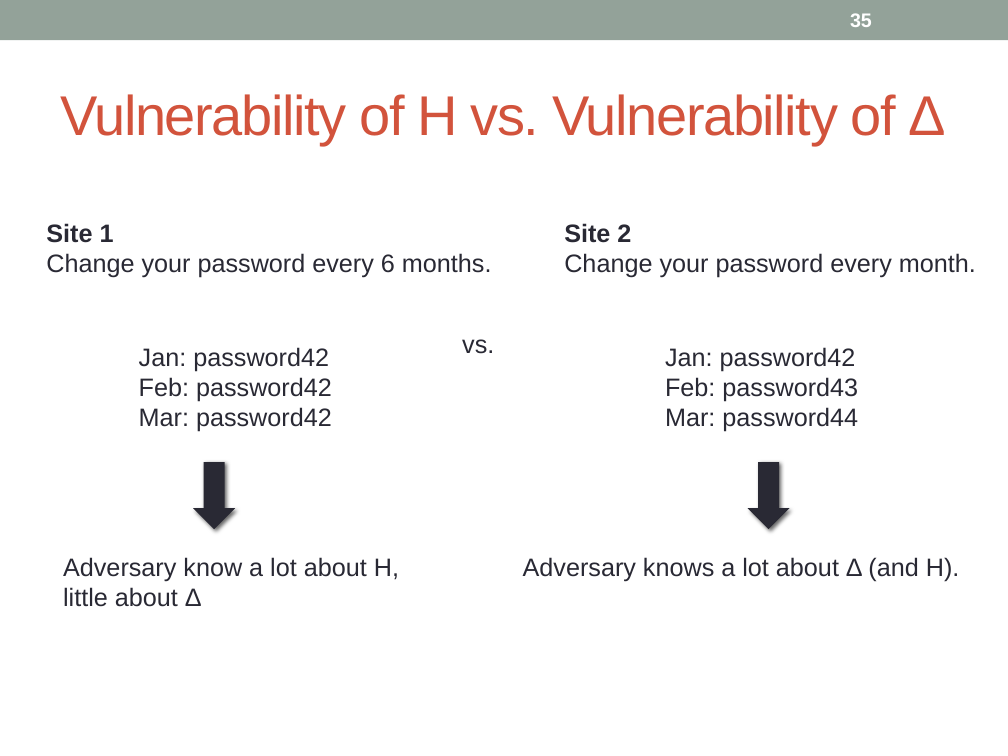
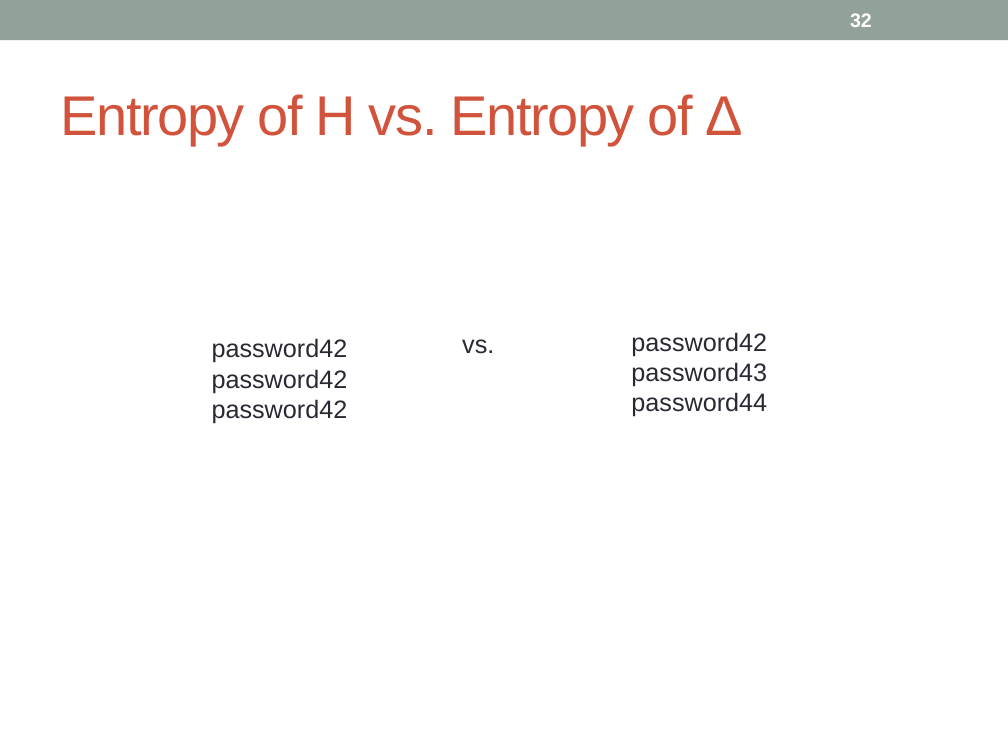
Before and after one commit to piotrm0/piotrm0.github.io, a slide deck: slide 32 of docs/mardziel15hcss.pres.pptx (slide 35 before the commit). Drawn at 1008x756 pixels with LibreOffice and Linux fonts; fonts in the diff are those of the drawing. Boxes give left, top, right and bottom in pixels: in the first picture for what was removed or moved away, otherwise in the second. Text is boxed around its words. In the diff, an @@ line names an element or a change of style, - is before the commit and + after.

```diff
--- a/docs/mardziel15hcss.pres.pptx
+++ b/docs/mardziel15hcss.pres.pptx
@@ page number at <box>850,13,872,27</box>: text changed @@
-35
+32
@@ title at <box>60,94,743,145</box>: text changed @@
-Vulnerability of H vs. Vulnerability of Δ
+Entropy of H vs. Entropy of Δ
@@ text removed at <box>46,223,492,278</box> @@
-Site 1
-Change your password every 6 months.
@@ text removed at <box>564,223,976,278</box> @@
-Site 2
-Change your password every month.
@@ text at <box>212,338,348,423</box>: text changed @@
-Jan: password42
-Feb: password42
-Mar: password42
+password42
+password42
+password42
@@ text at <box>631,332,767,417</box>: text changed @@
-Jan: password42
-Feb: password43
-Mar: password44
+password42
+password43
+password44
@@ down arrow removed at <box>194,462,236,529</box> @@
@@ down arrow removed at <box>748,462,790,529</box> @@
@@ text removed at <box>63,557,399,607</box> @@
-Adversary know a lot about H,
-little about Δ
@@ text removed at <box>523,557,960,582</box> @@
-Adversary knows a lot about Δ (and H).
```
Also in this commit, not shown: 39 other slides changed, 2 slides added, 6 slides removed, 34 other files.
